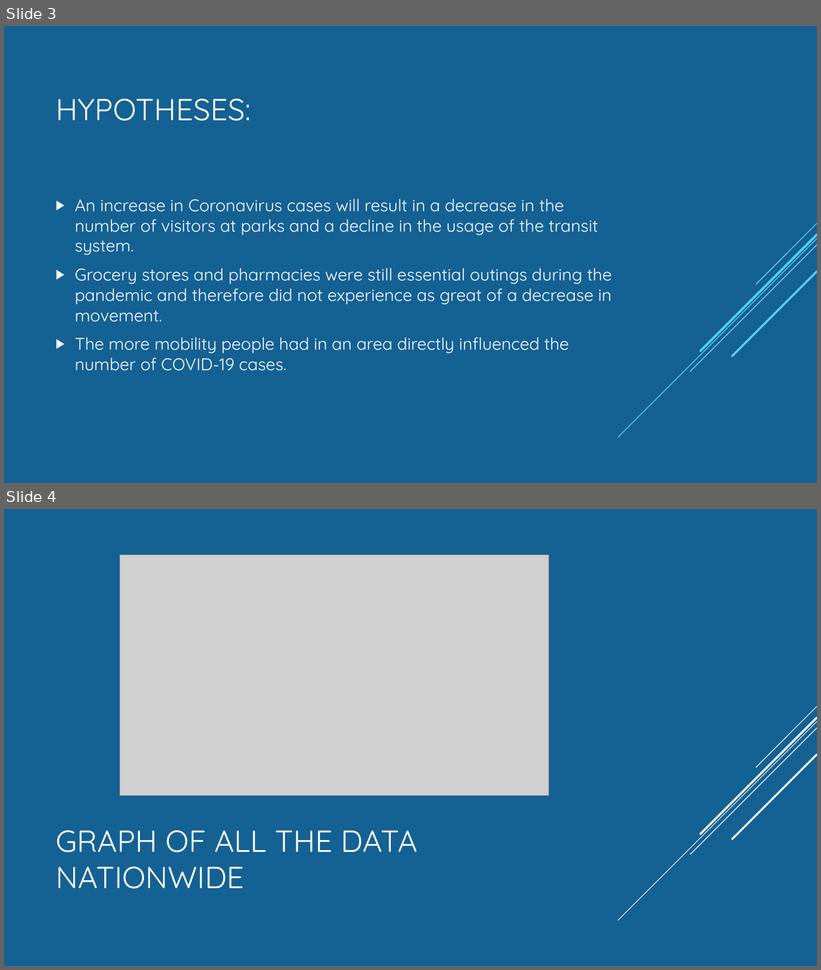
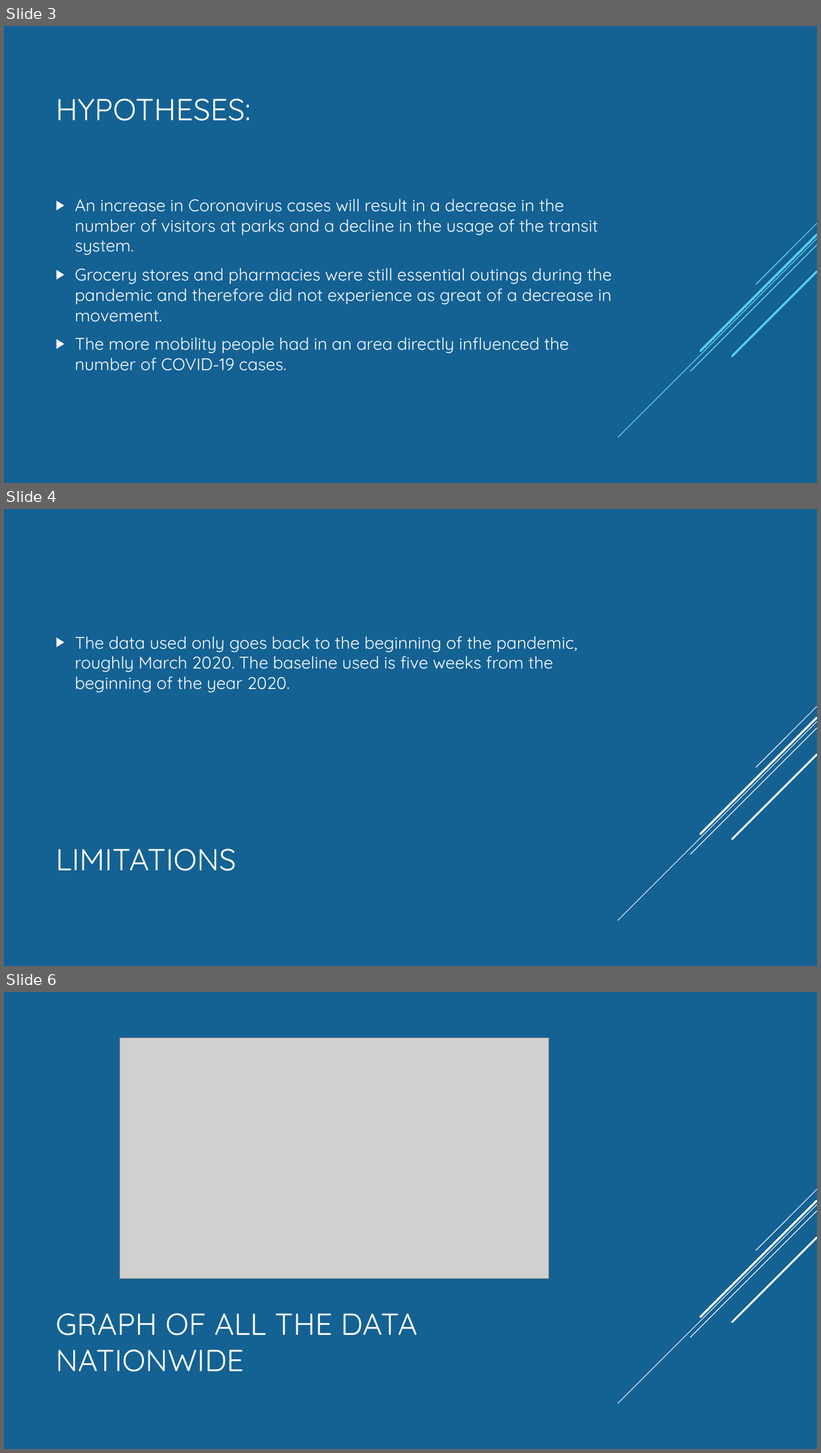
Before and after one commit to Munseaux/Pandemic-Movement, a slide deck: presentation.pptx. Shown one above the other, each under a label of ours: slides 3 and 4 before the commit, slides 3, 4 and 6 after it; the slides between them are not shown. The pictures are 821x970 and 821x1453 pixels, drawn with LibreOffice and Linux fonts; fonts in the diff are those of the drawing; grey boxes stand for pictures. Boxes give left, top, right and bottom in pixels: in the first picture for what was removed or moved away, otherwise in the second. Text is boxed around its words. In the diff, an @@ line names an element or a change of style, - is before the commit and + after.

```diff
--- a/presentation.pptx
+++ b/presentation.pptx
@@ slide 4 added at bbox=[4, 509, 817, 966], background #146194; not listed: 5 template elements that a slide beside it also shows @@
@@ text added at bbox=[75, 636, 578, 692], 20 pt, text #FFFFFF @@
+▶ The data used only goes back to the beginning of the pandemic, roughly March 2020. The baseline used is five weeks from the beginning of the year 2020.
@@ title added at bbox=[55, 849, 236, 871], 36 pt, text #FFFFFF @@
+LIMITATIONS
@@ what was slide 4 is now slide 6 @@
```
Also in this commit, not shown: 1 other slide added.
